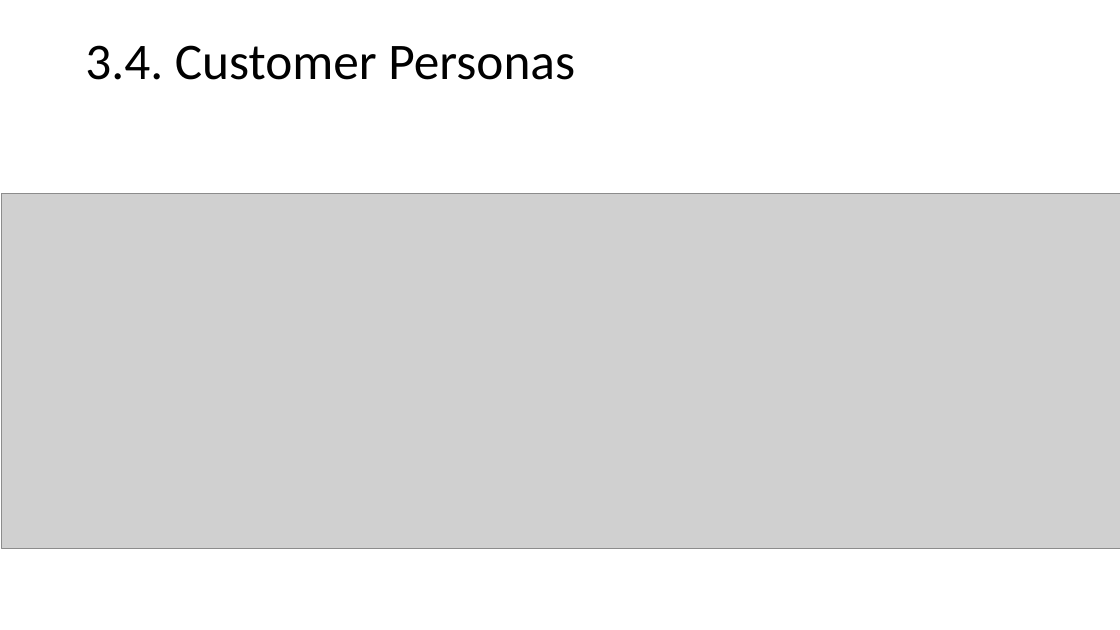
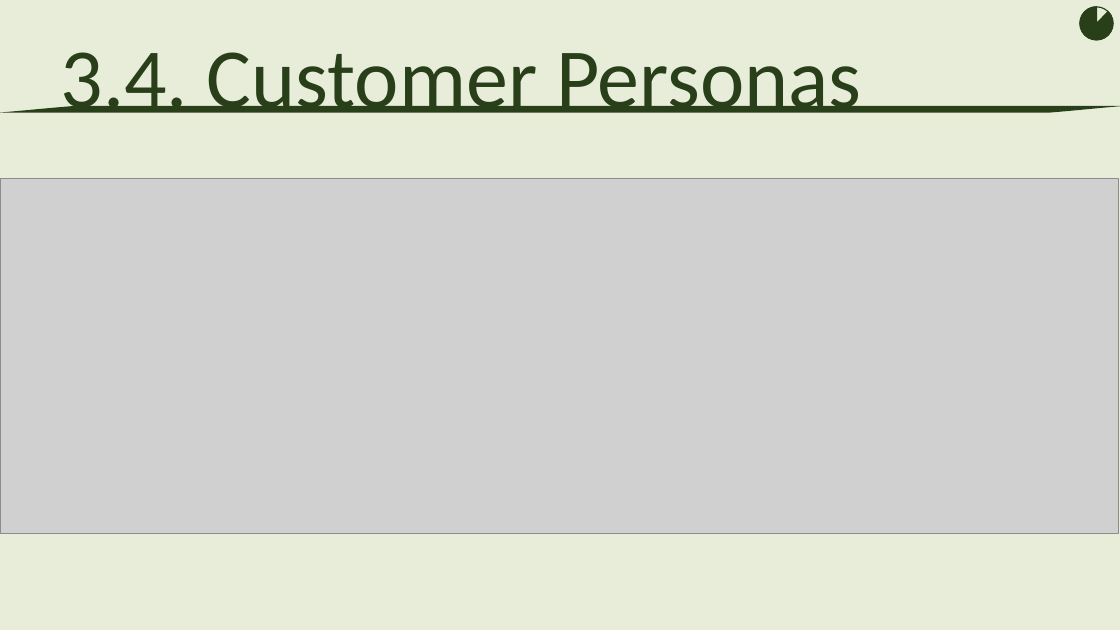
Before and after one commit to florian7380/TravelTide-Project, a slide deck: slide 16 of reports/TravelTide - Presentation.pptx (slide 17 before the commit). Drawn at 1120x630 pixels with LibreOffice and Linux fonts; fonts in the diff are those of the drawing; grey boxes stand for pictures. Boxes give left, top, right and bottom in pixels: in the first picture for what was removed or moved away, otherwise in the second. Text is boxed around its words. In the diff, an @@ line names an element or a change of style, - is before the commit and + after.

```diff
--- a/reports/TravelTide - Presentation.pptx
+++ b/reports/TravelTide - Presentation.pptx
@@ background #FFFFFF to #E8EDDA @@
@@ text "3.4. Customer Personas": place and size @@
-text "3.4. Customer Personas" at <box>85,45,575,80</box>
+text "3.4. Customer Personas" at <box>61,52,862,113</box>
@@ text "3.4. Customer Personas" at <box>61,52,862,113</box>: size 44 to 72 pt, text colour #000000 to #283F19; line spacing 0.9 to 1; vertical alignment middle to top @@
@@ ellipse added at <box>1081,7,1113,39</box>, fill #E8EDDA, outline #283F19 1 pt @@
@@ pie slice (boxed as its full ellipse) added at <box>1081,7,1113,39</box>, fill #283F19, outline #283F19 1 pt @@
@@ freeform shape added at <box>0,106,1120,113</box>, fill #283F19 @@
@@ picture: place and size @@
-picture at <box>1,193,1120,548</box>
+picture at <box>0,179,1119,534</box>
```
Also in this commit, not shown: 17 other slides changed, 2 slides removed.
